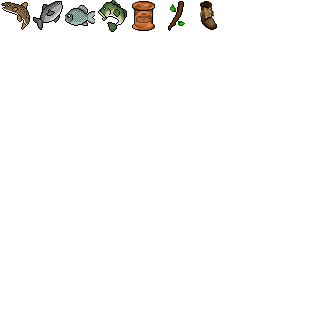
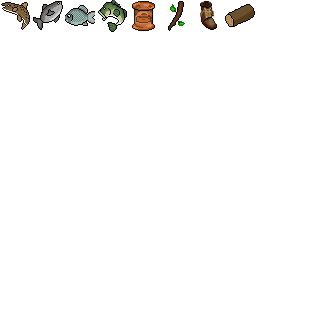
Layer changes from the first (320, 320) image to the second:
added layer "standardLog" above "old boot" over [225, 4, 255, 27]
